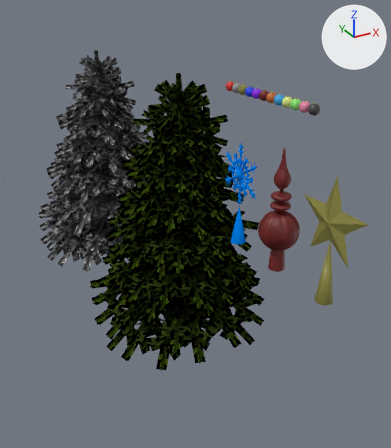
What one commit did to the Blender file models/christmasTreeMonument/christmasTreeMonument.blend.
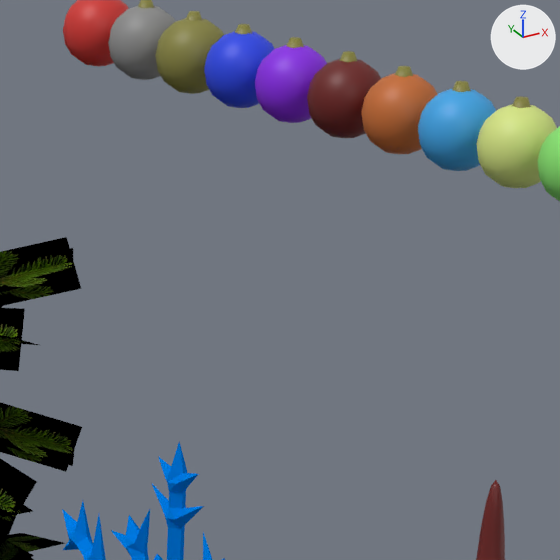
The first picture shows the older version from a camera (50 mm lens) standing at (-25.7, -90.5, 37.9) and looking at (2.9, -38.5, 12.0). The close-ups show both versions on the part from 56% to 75% of the width and 18% to 35% of the height of that picture; other places that the commit changed are outside them. Arrows for +X, +Y and +Z are at upper right; the lights stay in place.
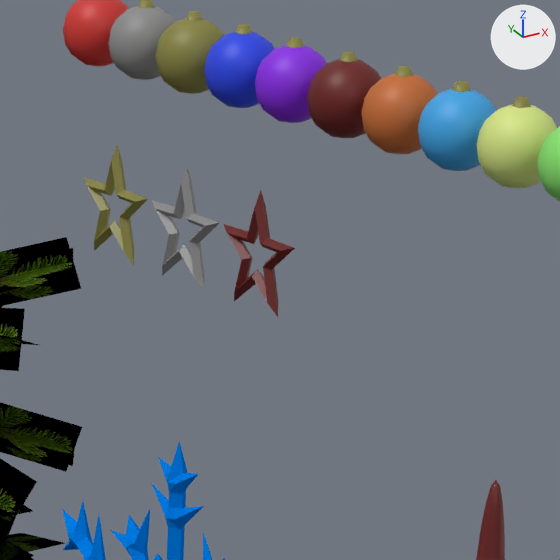
Pixel boxes [x1, y1, x2, y2] of what changed, in the close-ups (560 x 560 px):
'Circle.005', added
    after: [224, 191, 295, 317]
'Circle.003', added
    after: [152, 168, 219, 290]
'Circle.001', added (yellow)
    after: [84, 145, 148, 265]

The change in detail:
Mesh me_circle_010 is new.
It has 60 vertices, 60 faces and spans x -0.95..0.95, y -0.81..1.0, z -0.03..0.03.
It uses material mat_material_burgundy (dark red #6c1a17).
Mesh me_circle_008 is new.
It has 60 vertices, 60 faces and spans x -0.95..0.95, y -0.81..1.0, z -0.03..0.03.
It uses material mat_material_silver (grey #8d8d8d).
Mesh me_circle_005 is new.
It has 60 vertices, 60 faces and spans x -0.95..0.95, y -0.81..1.0, z -0.03..0.03.
It uses material mat_material_gold (yellow #89853f).
Object 'Circle.005' (ob_circle_005) is new; it shows me_circle_010.
Its parent is ob_starornamentburgundypart.
Its location is (-0.025, 0.0, 0.0).
Its rotation in degrees is (90, 0, 90).
Its scale is (0.75, 0.75, 3.0).
Object 'StarOrnamentBurgundyPart' (ob_starornamentburgundypart) is new.
Its location is (0.0, -53.5, 28.0).
Object 'Circle.003' (ob_circle_003) is new; it shows me_circle_008.
Its parent is ob_starornamentsilverpart.
Its location is (-0.025, 0.0, 0.0).
Its rotation in degrees is (90, 0, 90).
Its scale is (0.75, 0.75, 3.0).
Object 'StarOrnamentSilverPart' (ob_starornamentsilverpart) is new.
Its location is (0.0, -52.0, 28.0).
Object 'Circle.001' (ob_circle_001) is new; it shows me_circle_005.
Its parent is ob_starornamentgoldpart.
Its location is (-0.025, 0.0, 0.0).
Its rotation in degrees is (90, 0, 90).
Its scale is (0.75, 0.75, 3.0).
Object 'StarOrnamentGoldPart' (ob_starornamentgoldpart) is new.
Its location is (0.0, -50.5, 28.0).
